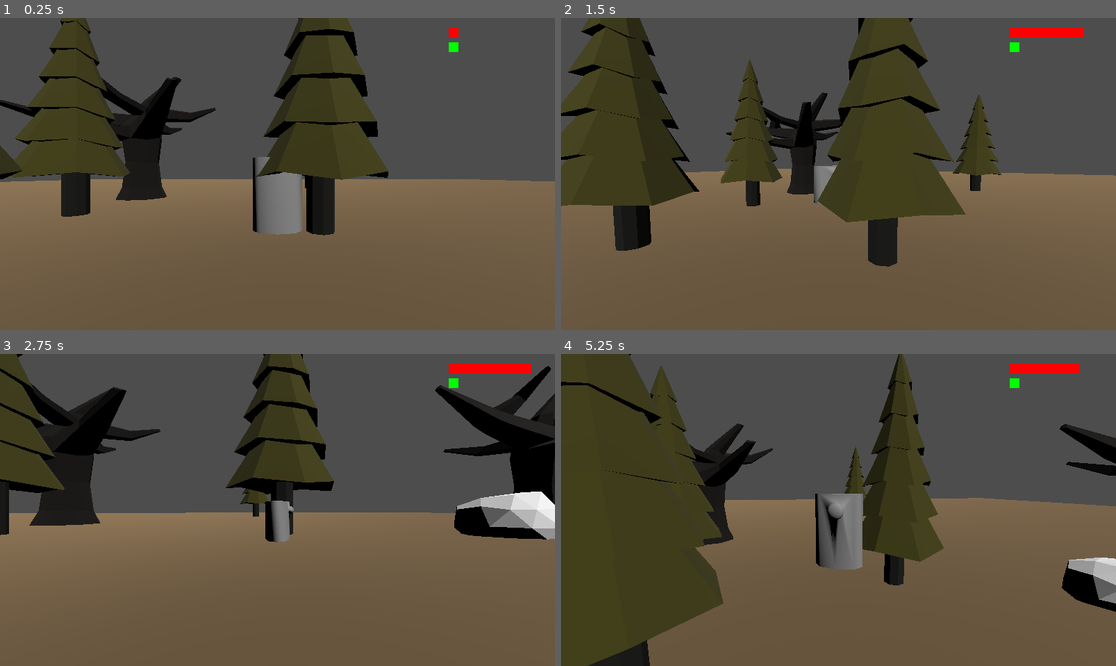
Above: before the commit, frames 1-4 (two rows, left to right).
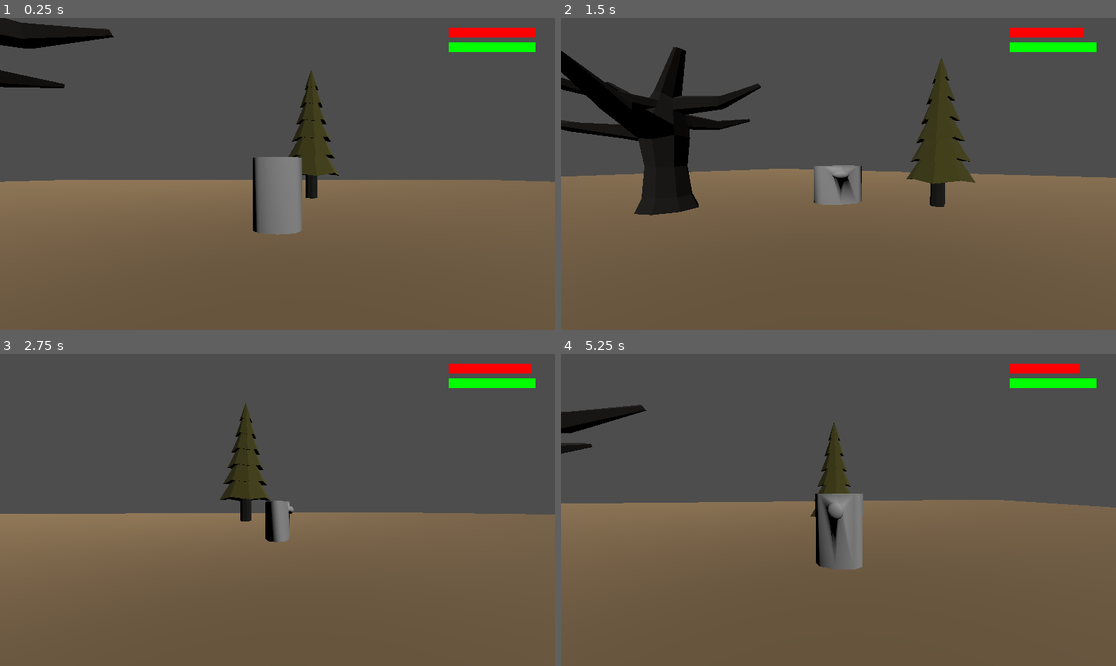
Above: after the commit, the same moments.

Repository: Marist-CMPT415-GameProg/ClassSandbox
Game: Godot game, scene res://levels/Outdoors.tscn
The game is run twice, just before and just after one commit, with the same random seed, the same clock (stepped at 60 frames per second) and the same inputs.
Inputs (mouse positions are in pixels of both pictures, inside the frame that each line leads up to):
- Up to frame 1 (0.25 s): no input
- Up to frame 2 (1.5 s): tap Enter at 0.5 s; move the mouse to (866, 174) at 0.52 s; hold D (move_right) 0.53-1.28 s; tap Ctrl (crouch) at 0.6 s; tap Space (jump) at 0.77 s; move the mouse to (810, 174) at 1.27 s; hold S (move_backward) from 1.28 s (still down); tap Page Down (harm) at 1.35 s
- Up to frame 3 (2.75 s): tap Space (jump) at 1.52 s; move the mouse to (288, 503) at 2.02 s; release S (move_backward) at 2.03 s; hold D (move_right) from 2.03 s (still down); hold Page Up (heal) from 2.03 s (still down)
- Up to frame 4 (5.25 s): move the mouse to (832, 516) at 2.77 s; release Page Up (heal) at 2.78 s; tap W (move) at 2.85 s; tap Space (jump) at 3.02, 3.77, 4.52 s; move the mouse to (877, 513) at 3.52 s; release D (move_right) at 3.53 s; hold A (move_left) 3.53-5.03 s; tap Shift (sprint) at 3.6 s; move the mouse to (794, 506) at 4.27 s; tap Ctrl (crouch) at 4.35 s; move the mouse to (844, 510) at 5.02 s; hold S (move_backward) from 5.03 s (still down); hold Page Down (harm) from 5.03 s (still down)

The runs differ from the first frame. In frame 1, 20% of the frame differs, in the area x 0-100%, y 0-70%; in frame 2, 31%; in frame 3, 20%; in frame 4, 34%, in the area x 0-100%, y 0-100%.

Commit message:
Partial fix for stat initialization

Diff:
--- a/levels/Outdoors.tscn
+++ b/levels/Outdoors.tscn
@@ -65,6 +65,7 @@
 [node name="Actors" type="Node" parent="."]
 
 [node name="Player" parent="Actors" instance=ExtResource("2")]
+transform = Transform3D(1, 0, 0, 0, 1, 0, 0, 0, 1, 0, 0, -8)
 
 [node name="Stamina" parent="Actors/Player/CharacterStats" index="1"]
 fill_rate = 5
--- a/scripts/stats/IntResource.gd
+++ b/scripts/stats/IntResource.gd
@@ -27,6 +27,9 @@
 
 func _init():
 	level = clamp(level, min_level, max_level)
+
+
+func _ready():
 	changed.emit(level)
 
 
--- a/scripts/ui/StatHUD.gd
+++ b/scripts/ui/StatHUD.gd
@@ -33,4 +33,5 @@
 	$HealthBar.set_size(Vector2(level * bar_width / 100, bar_height))
 
 func on_stamina_changed(level:int):
+	print("new stamina ", level)
 	$StaminaBar.set_size(Vector2(level * bar_width / 100, bar_height))
